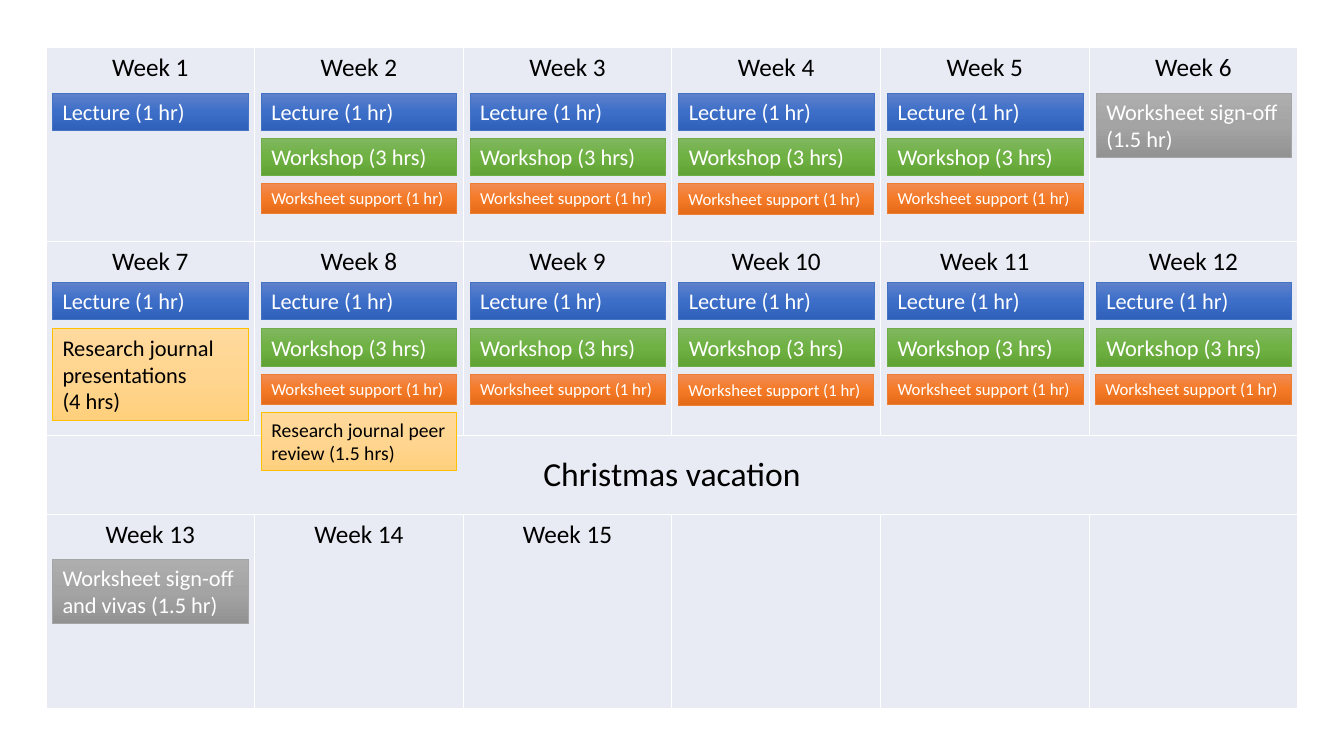
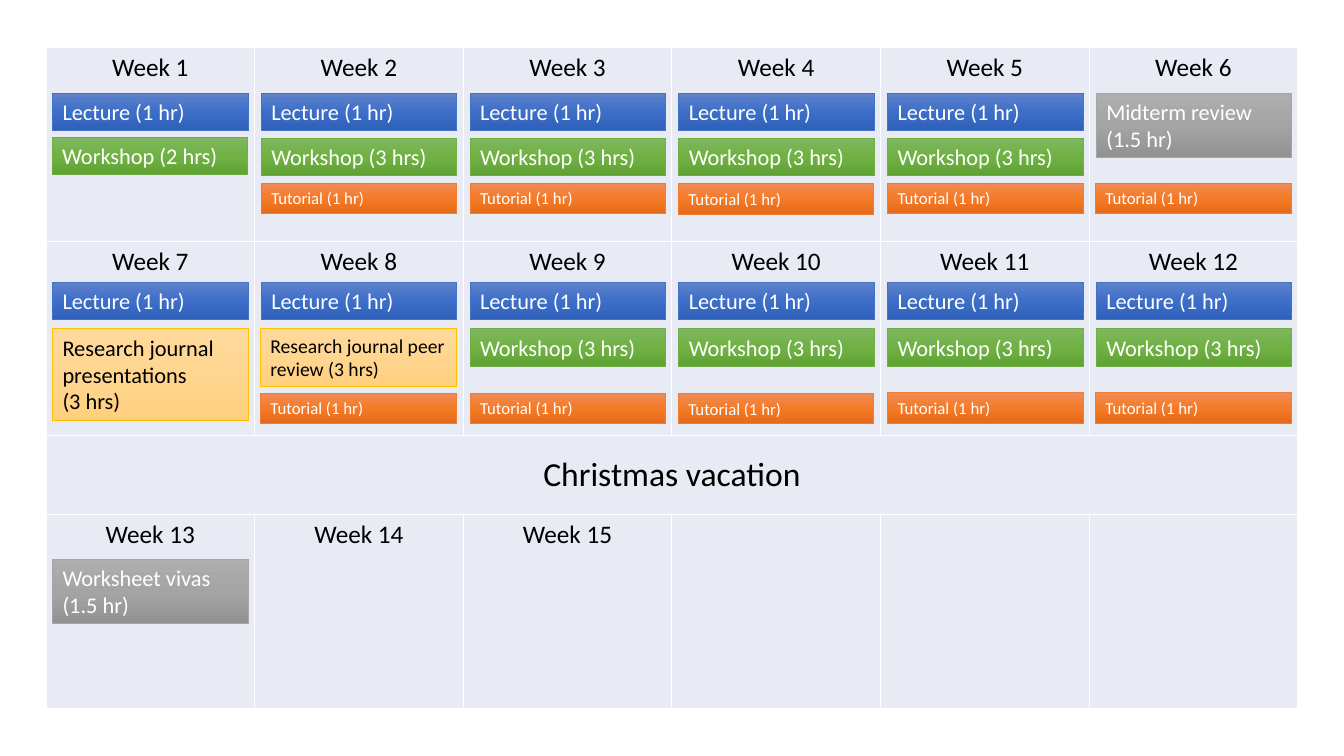
Before and after one commit to Falmouth-Games-Academy/bsc-course-materials, a slide deck: slide 7 of COMP110/01/induction.pptx. Drawn at 1344x756 pixels with LibreOffice and Linux fonts; fonts in the diff are those of the drawing. Boxes give left, top, right and bottom in pixels: in the first picture for what was removed or moved away, otherwise in the second. Text is boxed around its words. In the diff, an @@ line names an element or a change of style, - is before the commit and + after.

```diff
--- a/COMP110/01/induction.pptx
+++ b/COMP110/01/induction.pptx
@@ text in rectangle at <box>1106,104,1252,150</box>: text changed @@
-Worksheet sign-off (1.5 hr)
+Midterm review (1.5 hr)
@@ rectangle "Workshop (2 hrs)": place and size @@
-rectangle "Workshop (2 hrs)" at <box>261,329,457,366</box>
+rectangle "Workshop (2 hrs)" at <box>52,137,248,174</box>
@@ text in rectangle at <box>62,148,218,168</box>: text changed @@
-Workshop (3 hrs)
+Workshop (2 hrs)
@@ text in rectangle at <box>271,192,364,206</box>: text changed @@
-Worksheet support (1 hr)
+Tutorial (1 hr)
@@ text in rectangle at <box>480,192,573,206</box>: text changed @@
-Worksheet support (1 hr)
+Tutorial (1 hr)
@@ text in rectangle at <box>688,193,781,207</box>: text changed @@
-Worksheet support (1 hr)
+Tutorial (1 hr)
@@ text in rectangle at <box>898,192,991,206</box>: text changed @@
-Worksheet support (1 hr)
+Tutorial (1 hr)
@@ rectangle added at <box>1096,182,1292,213</box>, fill gradient #F18C57 to #F67B28 to #E56C19, outline #ED7D31 0.5 pt, 12 pt, text #FFFFFF @@
+Tutorial (1 hr)
@@ rectangle "Research journal peer review (3 ...": place and size @@
-rectangle "Research journal peer review (3 ..." at <box>261,413,457,471</box>
+rectangle "Research journal peer review (3 ..." at <box>260,329,456,386</box>
@@ text in rectangle at <box>270,339,445,379</box>: text changed @@
-Research journal peer review (1.5 hrs)
+Research journal peer review (3 hrs)
@@ text in rectangle at <box>63,393,121,412</box>: text changed @@
-(4 hrs)
+(3 hrs)
@@ 5 rectangles: place and size @@
-5 rectangles at <box>261,374,1292,405</box>
+5 rectangles at <box>260,392,1292,423</box>
@@ text in rectangle at <box>270,402,363,416</box>: text changed @@
-Worksheet support (1 hr)
+Tutorial (1 hr)
@@ text in rectangle at <box>480,402,573,416</box>: text changed @@
-Worksheet support (1 hr)
+Tutorial (1 hr)
@@ text in rectangle at <box>688,403,781,417</box>: text changed @@
-Worksheet support (1 hr)
+Tutorial (1 hr)
@@ text in rectangle at <box>898,402,991,416</box>: text changed @@
-Worksheet support (1 hr)
+Tutorial (1 hr)
@@ text in rectangle at <box>1105,402,1198,416</box>: text changed @@
-Worksheet support (1 hr)
+Tutorial (1 hr)
@@ text in rectangle at <box>63,570,210,616</box>: text changed @@
-Worksheet sign-off and vivas (1.5 hr)
+Worksheet vivas (1.5 hr)
```
Also in this commit, not shown: 2 other slides changed.
